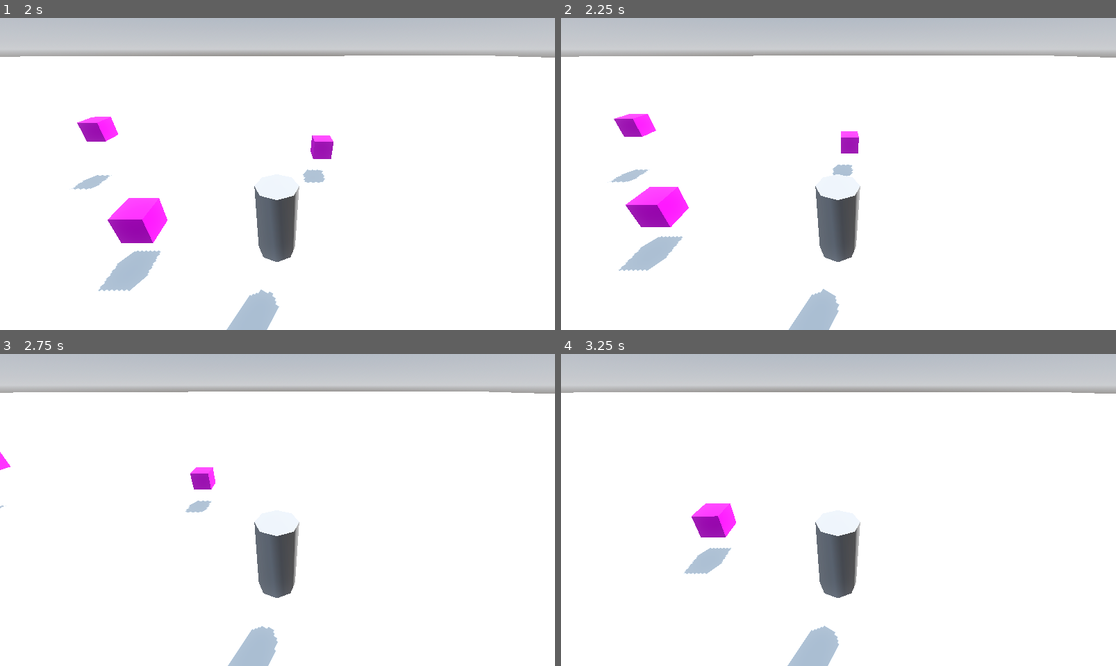
Above: before the commit, frames 1-4 (two rows, left to right).
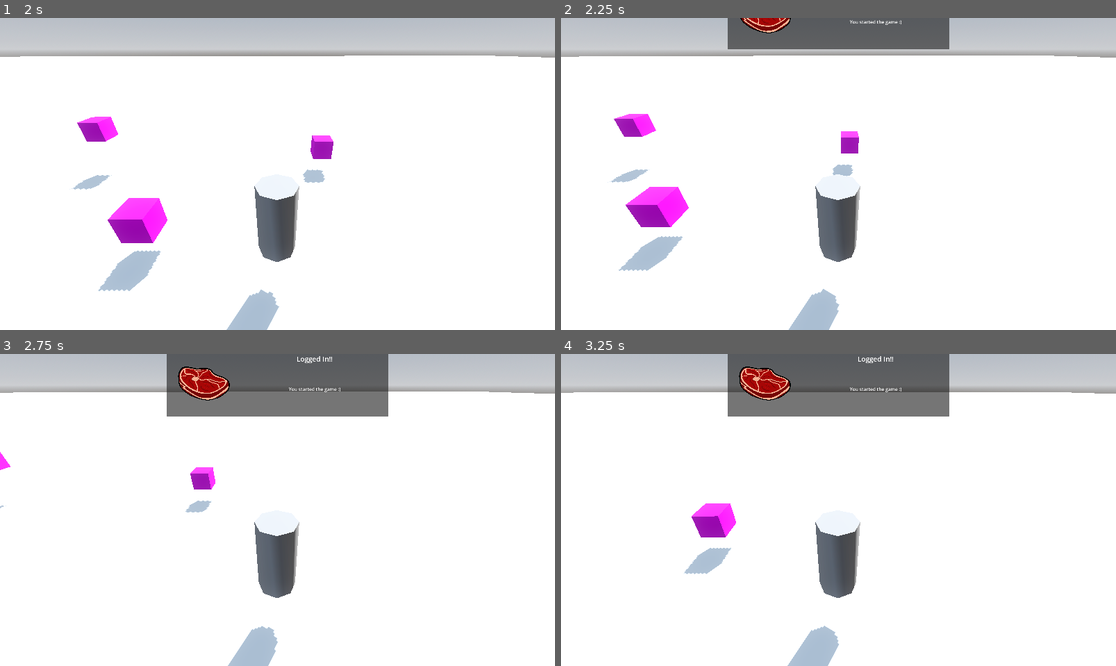
Above: after the commit, the same moments.

Repository: DallasHuff/gwj-89
Game: Godot game, scene res://levels/dallas_test_level.tscn
The game is run twice, just before and just after one commit, with the same random seed, the same clock (stepped at 60 frames per second) and the same inputs.
Inputs:
- Up to frame 1 (2 s): tap Enter at 0.5 s; hold D (right) 0.53-1.28 s; hold S (down) from 1.28 s (still down)
- Up to frame 2 (2.25 s): release S (down) at 2.03 s; hold D (right) from 2.03 s (still down)
- Up to frame 3 (2.75 s): keep holding D (right)
- Up to frame 4 (3.25 s): release D (right) at 2.78 s; hold W (up) from 2.78 s (still down)

Frame 1 is identical in both runs. In frame 2, 4.0% of the frame differs, in the area x 30-70%, y 0-11%; in frame 3, 8.0%, in the area x 30-70%, y 0-21%; in frame 4, 8.0%.

Commit message:
added achievement tracker

Diff:
--- /dev/null
+++ b/achievements/achievement.gd
@@ -0,0 +1,7 @@
+class_name Achievement
+extends Resource
+
+@export var achievement_name: AchievementTracker.AchName = AchievementTracker.AchName.LOGGED_IN
+@export var display_name: String
+@export_multiline var description: String
+@export var icon: Texture2D
--- /dev/null
+++ b/achievements/achievement_tracker/achievement_panel.gd
@@ -0,0 +1 @@
+extends PanelContainer
--- /dev/null
+++ b/achievements/achievement_tracker/achievement_tracker.gd
@@ -0,0 +1,60 @@
+extends Node
+
+enum AchName {
+	LOGGED_IN,
+	ATE_CHEESE,
+	KILLED_WES,
+	STOLE_THE_MOON,
+}
+
+const PATH := "res://achievements"
+
+var achievement_dic: Dictionary[AchName, Achievement] = {}
+var already_achieved: Array[AchName] = []
+
+@onready var panel: PanelContainer = %AchievementPanel
+@onready var icon: TextureRect = %AchievementIcon
+@onready var name_label: RichTextLabel = %AchievementName
+@onready var desc_label: RichTextLabel = %AchievementDescription
+
+
+func _ready() -> void:
+	if Engine.is_editor_hint():
+		return
+	achievement_dic.clear()
+	var dir := DirAccess.open(PATH)
+	if dir == null:
+		push_error("Achievement directory not found: %s" % PATH)
+		return
+
+	dir.list_dir_begin()
+	for file_name in dir.get_files():
+		if file_name == "":
+			break
+
+		if file_name.ends_with(".tres") or file_name.ends_with(".res"):
+			var res := load(PATH + "/" + file_name)
+			if res and res is Achievement:
+				if res.achievement_name == null:
+					print("null ", file_name)
+					continue
+				achievement_dic[res.achievement_name] = res
+	dir.list_dir_end()
+
+	get_tree().create_timer(2).timeout.connect(func()->void: achieve(AchName.LOGGED_IN))
+
+
+func achieve(ach_name: AchName) -> void:
+	if ach_name in already_achieved:
+		return
+	already_achieved.append(ach_name)
+	var ach := achievement_dic[ach_name]
+	name_label.text = ach.display_name
+	desc_label.text = ach.description
+	icon.texture = ach.icon
+
+	var tween := create_tween()
+	tween.tween_property(panel, "anchor_top", 0, 0.5)
+	tween.parallel().tween_property(panel, "anchor_bottom", 0.2, 0.5)
+	tween.chain().tween_property(panel, "anchor_top", -0.2, 0.5).set_delay(4)
+	tween.parallel().tween_property(panel, "anchor_bottom", 0, 0.5).set_delay(4)
--- /dev/null
+++ b/achievements/achievement_tracker/achievement_tracker.tscn
@@ -0,0 +1,51 @@
+[gd_scene format=3 uid="uid://cfbr318tkpgjm"]
+
+[ext_resource type="Script" uid="uid://1phjkj6y0ur3" path="res://achievements/achievement_tracker/achievement_tracker.gd" id="1_600lq"]
+[ext_resource type="Script" uid="uid://dtt3jiwkqubu6" path="res://achievements/achievement_tracker/achievement_panel.gd" id="2_g4ai5"]
+
+[node name="AchievementTracker" type="CanvasLayer" unique_id=1725902245]
+script = ExtResource("1_600lq")
+
+[node name="AchievementPanel" type="PanelContainer" parent="." unique_id=64493941]
+unique_name_in_owner = true
+anchors_preset = -1
+anchor_left = 0.3
+anchor_top = -0.2
+anchor_right = 0.7
+grow_horizontal = 2
+grow_vertical = 0
+size_flags_horizontal = 4
+size_flags_vertical = 4
+script = ExtResource("2_g4ai5")
+
+[node name="HBoxContainer" type="HBoxContainer" parent="AchievementPanel" unique_id=1062874317]
+layout_mode = 2
+
+[node name="AchievementIcon" type="TextureRect" parent="AchievementPanel/HBoxContainer" unique_id=75668200]
+unique_name_in_owner = true
+layout_mode = 2
+size_flags_horizontal = 3
+expand_mode = 1
+stretch_mode = 5
+
+[node name="VBoxContainer" type="VBoxContainer" parent="AchievementPanel/HBoxContainer" unique_id=169116138]
+layout_mode = 2
+size_flags_horizontal = 3
+size_flags_stretch_ratio = 2.0
+
+[node name="AchievementName" type="RichTextLabel" parent="AchievementPanel/HBoxContainer/VBoxContainer" unique_id=428220393]
+unique_name_in_owner = true
+layout_mode = 2
+size_flags_vertical = 3
+theme_override_font_sizes/normal_font_size = 24
+text = "NYI Name"
+horizontal_alignment = 1
+
+[node name="AchievementDescription" type="RichTextLabel" parent="AchievementPanel/HBoxContainer/VBoxContainer" unique_id=1555495109]
+unique_name_in_owner = true
+layout_mode = 2
+size_flags_vertical = 3
+text = "NYI Description"
+fit_content = true
+scroll_active = false
+horizontal_alignment = 1
--- /dev/null
+++ b/achievements/logged_in.tres
@@ -0,0 +1,11 @@
+[gd_resource type="Resource" script_class="Achievement" format=3 uid="uid://bfml58qfr3q63"]
+
+[ext_resource type="Texture2D" uid="uid://btde7ctgqxbc7" path="res://achievements/big_steak.png" id="1_4lpj1"]
+[ext_resource type="Script" uid="uid://ensdc4nbfc1e" path="res://achievements/achievement.gd" id="1_qqn5l"]
+
+[resource]
+script = ExtResource("1_qqn5l")
+display_name = "Logged In!!"
+description = "You started the game :)"
+icon = ExtResource("1_4lpj1")
+metadata/_custom_type_script = "uid://ensdc4nbfc1e"
--- a/project.godot
+++ b/project.godot
@@ -15,10 +15,19 @@
 config/features=PackedStringArray("4.6", "Forward Plus")
 config/icon="res://icon.svg"
 
+[autoload]
+
+AchievementTracker="*uid://cfbr318tkpgjm"
+
 [debug]
 
 gdscript/warnings/unused_signal=0
 gdscript/warnings/untyped_declaration=2
+
+[display]
+
+window/size/viewport_width=1920
+window/size/viewport_height=1080
 
 [input]
 
Not shown, added: achievements/achievement.gd.uid
Not shown, added: achievements/achievement_tracker/achievement_panel.gd.uid
Not shown, added: achievements/achievement_tracker/achievement_tracker.gd.uid
Binary file added: achievements/big_steak.png
Not shown, added: achievements/big_steak.png.import
